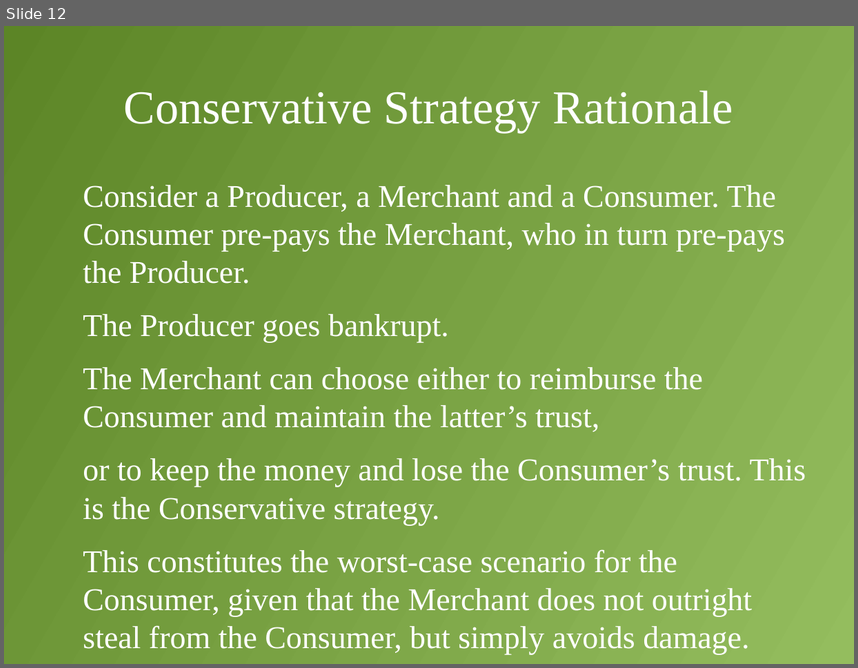
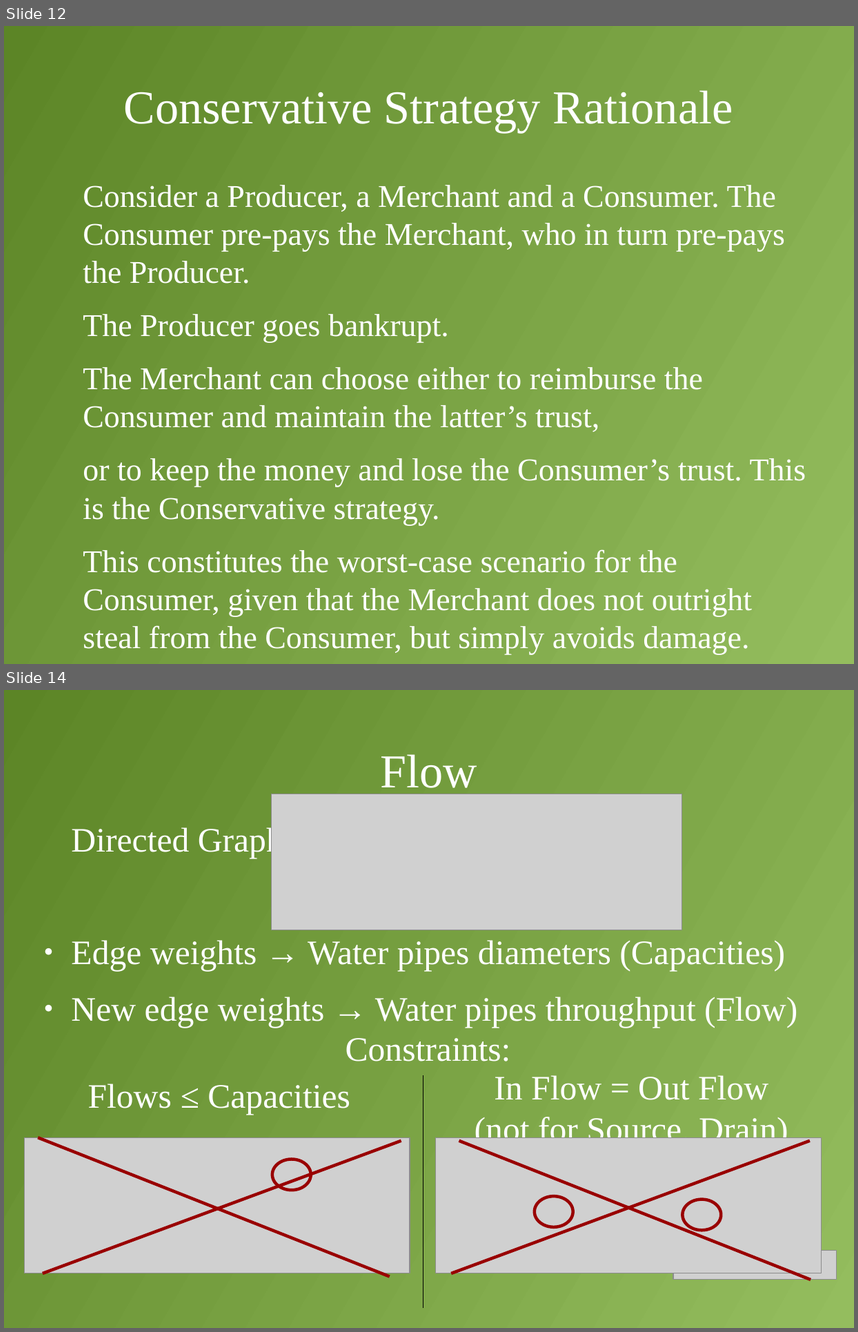
Before and after one commit to decrypto-org/TrustIsRisk, a slide deck: presentations/AtheCrypt10-1-2017/AtheCrypt10-1-2017.odp. Shown one above the other, each under a label of ours: slide 12 before the commit, slides 12 and 14 after it; the slides between them are not shown. The pictures are 858x668 and 858x1332 pixels, drawn with LibreOffice and Linux fonts; fonts in the diff are those of the drawing; grey boxes stand for pictures. Boxes give left, top, right and bottom in pixels: in the first picture for what was removed or moved away, otherwise in the second. Text is boxed around its words. In the diff, an @@ line names an element or a change of style, - is before the commit and + after.

Commit message:
complete flow slide

```diff
--- a/presentations/AtheCrypt10-1-2017/AtheCrypt10-1-2017.odp
+++ b/presentations/AtheCrypt10-1-2017/AtheCrypt10-1-2017.odp
@@ slide 14 added at [4,690,854,1328], background gradient #94BD5E to #5C8526 @@
@@ title added at [381,754,477,796], 44 pt, text #FFFFFF @@
+Flow
@@ picture added at [272,794,682,930] @@
@@ text added at [71,825,797,1027], 32 pt, text #FFFFFF @@
+Directed Graph:
+● Edge weights → Water pipes diameters (Capacities)
+● New edge weights → Water pipes throughput (Flow)
@@ text added at [346,1038,511,1061], 32 pt, text #FFFFFF @@
+Constraints:
@@ line added from (424, 1076) to (424, 1307), #000000 0 pt @@
@@ text added at [475,1075,789,1147], 32 pt, text #FFFFFF @@
+In Flow = Out Flow (not for Source, Drain)
@@ text added at [88,1083,350,1115], 32 pt, text #FFFFFF @@
+Flows ≤ Capacities
@@ picture added at [24,1137,410,1273] @@
@@ line added from (38, 1137) to (390, 1276), #990000 2.89 pt @@
@@ line added from (43, 1273) to (401, 1141), #990000 2.89 pt @@
@@ picture added at [436,1137,822,1273] @@
@@ line added from (451, 1273) to (810, 1141), #990000 2.89 pt @@
@@ line added from (459, 1141) to (811, 1279), #990000 2.89 pt @@
@@ ellipse added at [272,1159,311,1190], outline #990000 2.89 pt @@
@@ ellipse added at [535,1196,573,1227], outline #990000 2.89 pt @@
@@ ellipse added at [683,1199,722,1230], outline #990000 2.89 pt @@
@@ picture added at [673,1250,837,1279] @@
```
Also in this commit, not shown: 1 slide changed, 6 other files.
